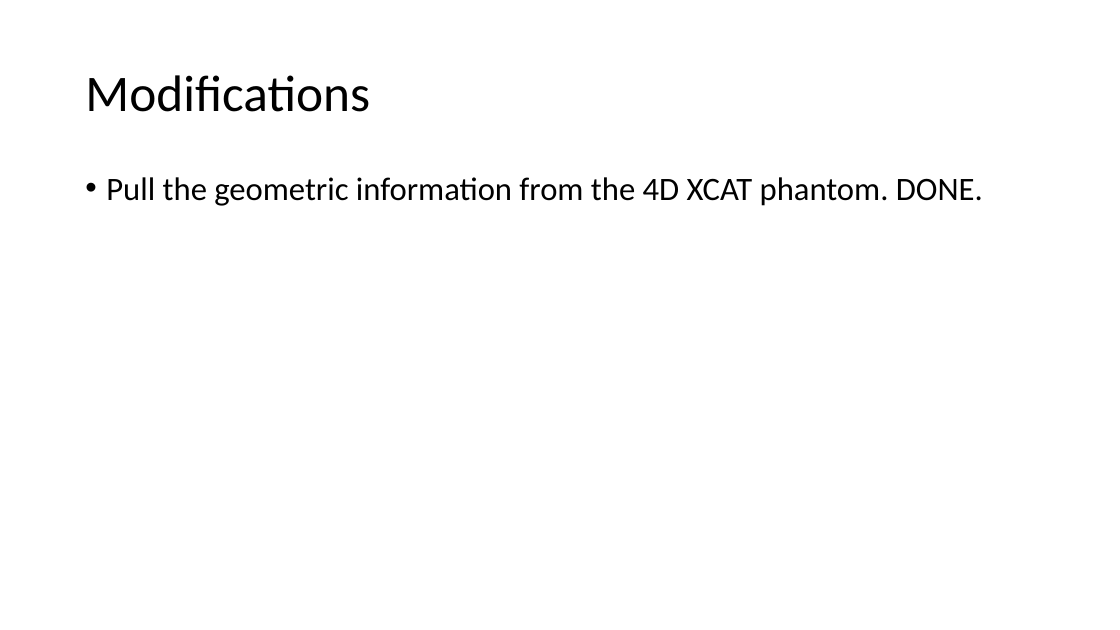
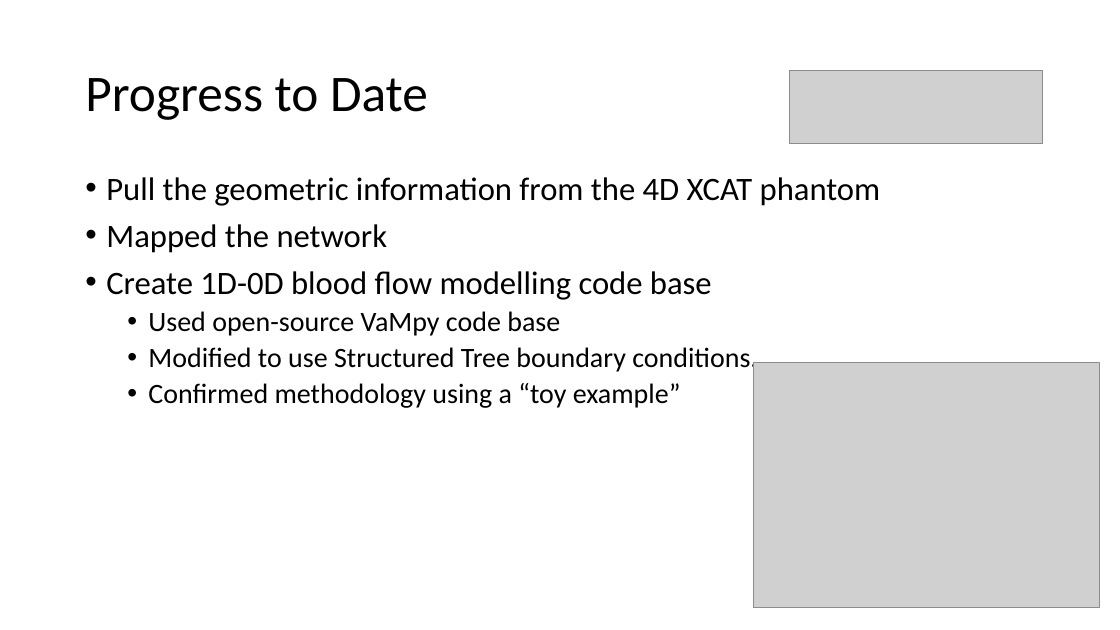
Before and after one commit to CNorthwayMedPhys/Full-Body-Flow-Model-Project, a slide deck: slide 6 of Working Documents/Committee Meeting.pptx. Drawn at 1120x630 pixels with LibreOffice and Linux fonts; fonts in the diff are those of the drawing; grey boxes stand for pictures. Boxes give left, top, right and bottom in pixels: in the first picture for what was removed or moved away, otherwise in the second. Text is boxed around its words. In the diff, an @@ line names an element or a change of style, - is before the commit and + after.

```diff
--- a/Working Documents/Committee Meeting.pptx
+++ b/Working Documents/Committee Meeting.pptx
@@ title at <box>85,78,428,120</box>: text changed @@
-Modifications
+Progress to Date
@@ picture added at <box>790,71,1043,143</box> @@
@@ text at <box>106,177,881,408</box>: text changed; size 28 to 24 pt @@
-• Pull the geometric information from the 4D XCAT phantom. DONE.
+• Pull the geometric information from the 4D XCAT phantom
+• Mapped the network
+• Create 1D-0D blood flow modelling code base
+  • Used open-source VaMpy code base
+  • Modified to use Structured Tree boundary conditions.
+  • Confirmed methodology using a “toy example”
@@ picture added at <box>754,362,1100,607</box> @@
```
Also in this commit, not shown: 1 other slide changed, 1 slide added, 3 other files.
